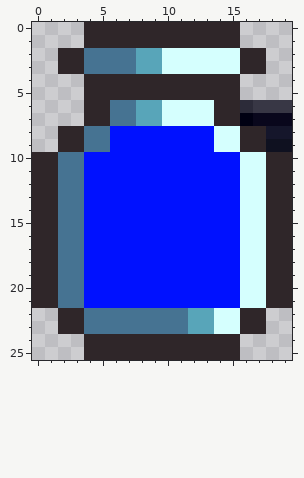
Pixel-art sprite: Items/Materials/Misc/Coolant.png. That is the earlier state.
The file is 20x26 pixels. Colours within 5 levels of each other are drawn and written as one.
New version:
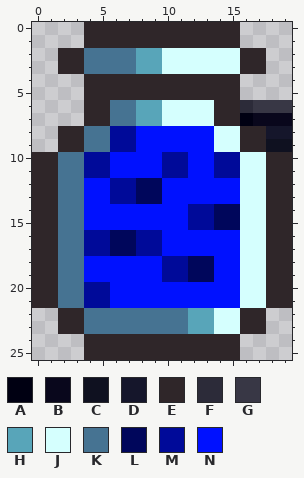
Palette (. is transparent): A #000012  B #09071c  C #0f1120  D #15162b  E #2f2629  F #2c2b39  G #383745  H #58a5b9  J #d5fffe  K #467392  L #00065b  M #000a99  N #0011ff
Changes in this commit:
Colour N gives way to colour L in rows 12 to 13 at x 8 to 9; in rows 14 to 15 at x 14 to 15; in rows 16 to 17 at x 6 to 7; in rows 18 to 19 at x 12 to 13.
Colour N gives way to colour M in rows 8 to 9 at x 6 to 7; in rows 10 to 11 at x 4 to 5, 10 to 11 and 14 to 15; in rows 12 to 13 at x 6 to 7; in rows 14 to 15 at x 12 to 13; in rows 16 to 17 at x 4 to 5 and 8 to 9; in rows 18 to 19 at x 10 to 11.
Colour N gives way to colour M in rows 20 to 21 at x 4 to 5.
Where, in picture pixels (left, top, right, bottom), the same in both pictures:
changed: (84, 126, 240, 308)
